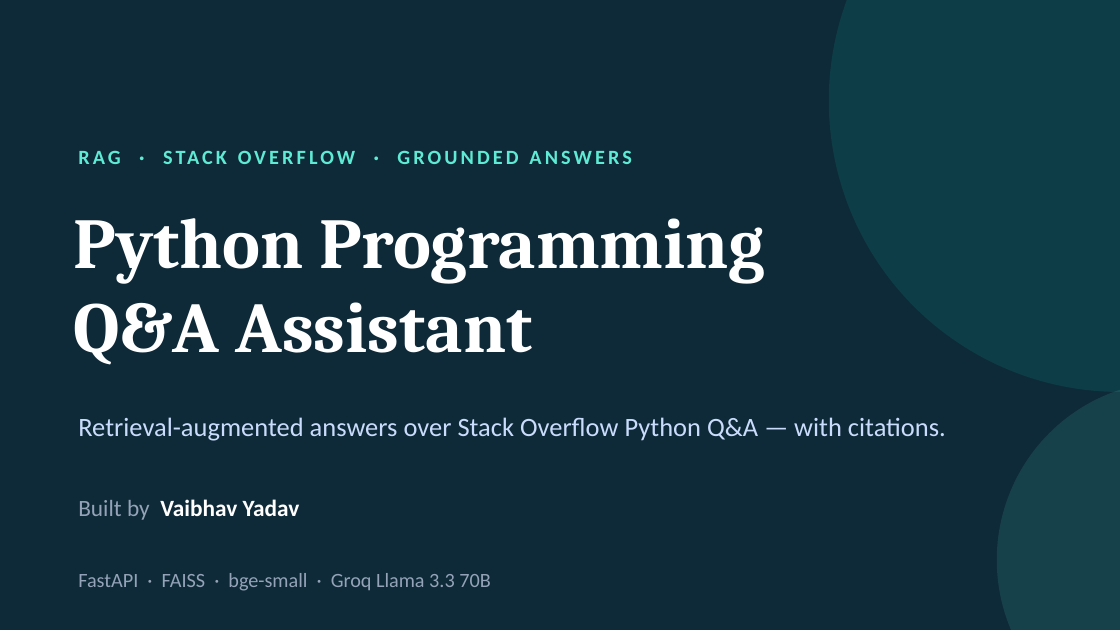
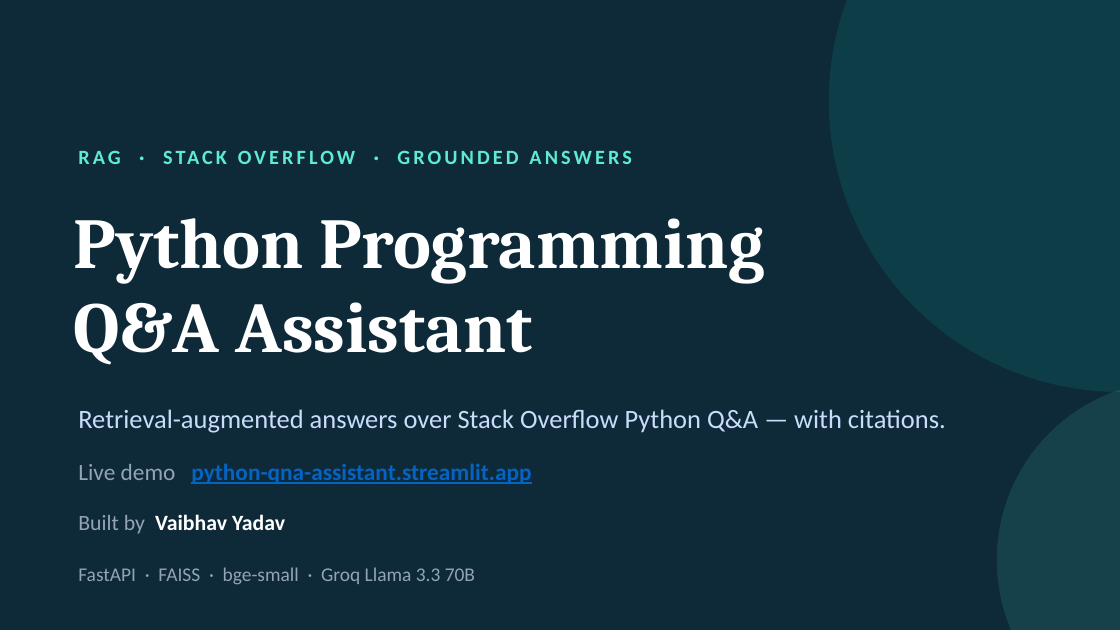
Before and after one commit to vaibhav-y/Python-QnA-Assistant, a slide deck: slide 1 of slides/Python_QnA_Assistant.pptx. Drawn at 1120x630 pixels with LibreOffice and Linux fonts; fonts in the diff are those of the drawing. Boxes give left, top, right and bottom in pixels: in the first picture for what was removed or moved away, otherwise in the second. Text is boxed around its words. In the diff, an @@ line names an element or a change of style, - is before the commit and + after.

Commit message:
Add live link of the project

```diff
--- a/slides/Python_QnA_Assistant.pptx
+++ b/slides/Python_QnA_Assistant.pptx
@@ text "Retrieval-augmented answers over Stack Overflow ..." moved from (x1=78, y1=417, x2=946, y2=441) to (x1=78, y1=409, x2=946, y2=433) @@
@@ text added at (x1=78, y1=463, x2=531, y2=484), 15 pt, text #0563C1, bold, underline @@
+Live demo python-qna-assistant.streamlit.app
@@ text "Built by Vaibhav Yadav" moved from (x1=78, y1=499, x2=300, y2=520) to (x1=78, y1=514, x2=285, y2=534) @@
@@ text "Built by Vaibhav Yadav" at (x1=78, y1=514, x2=285, y2=534): size 15 to 14 pt @@
@@ text "FastAPI · FAISS · bge-small ..." at (x1=78, y1=567, x2=475, y2=585): size 13 to 12.5 pt @@
```
Also in this commit, not shown: 2 other files.
